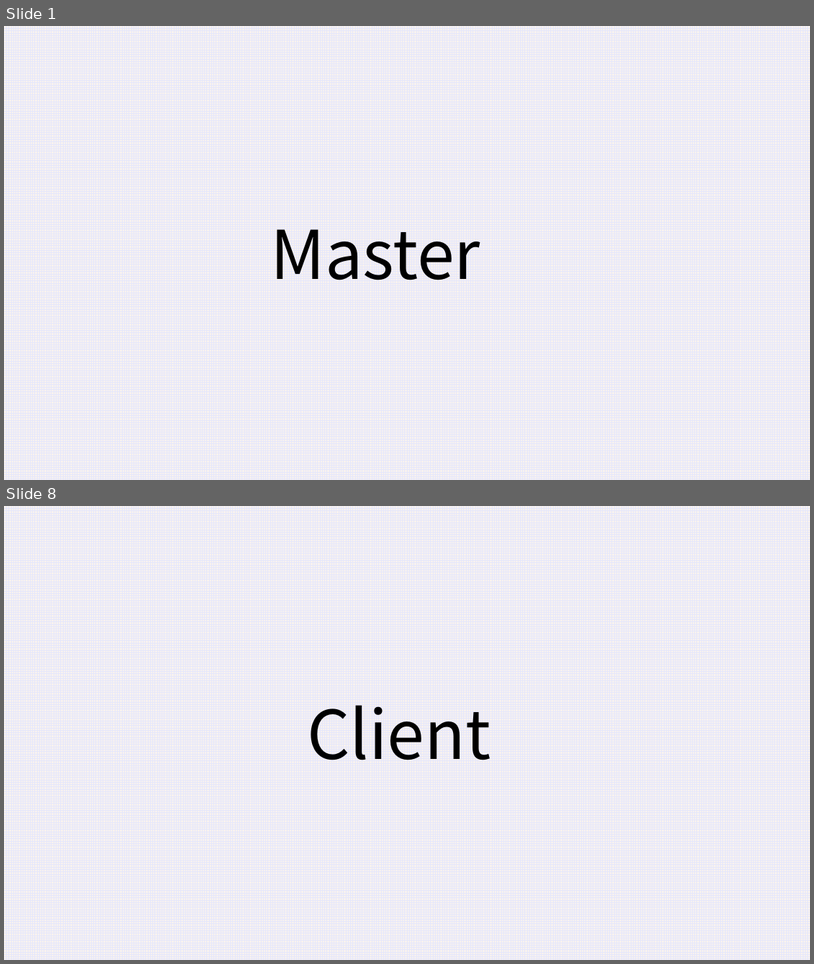
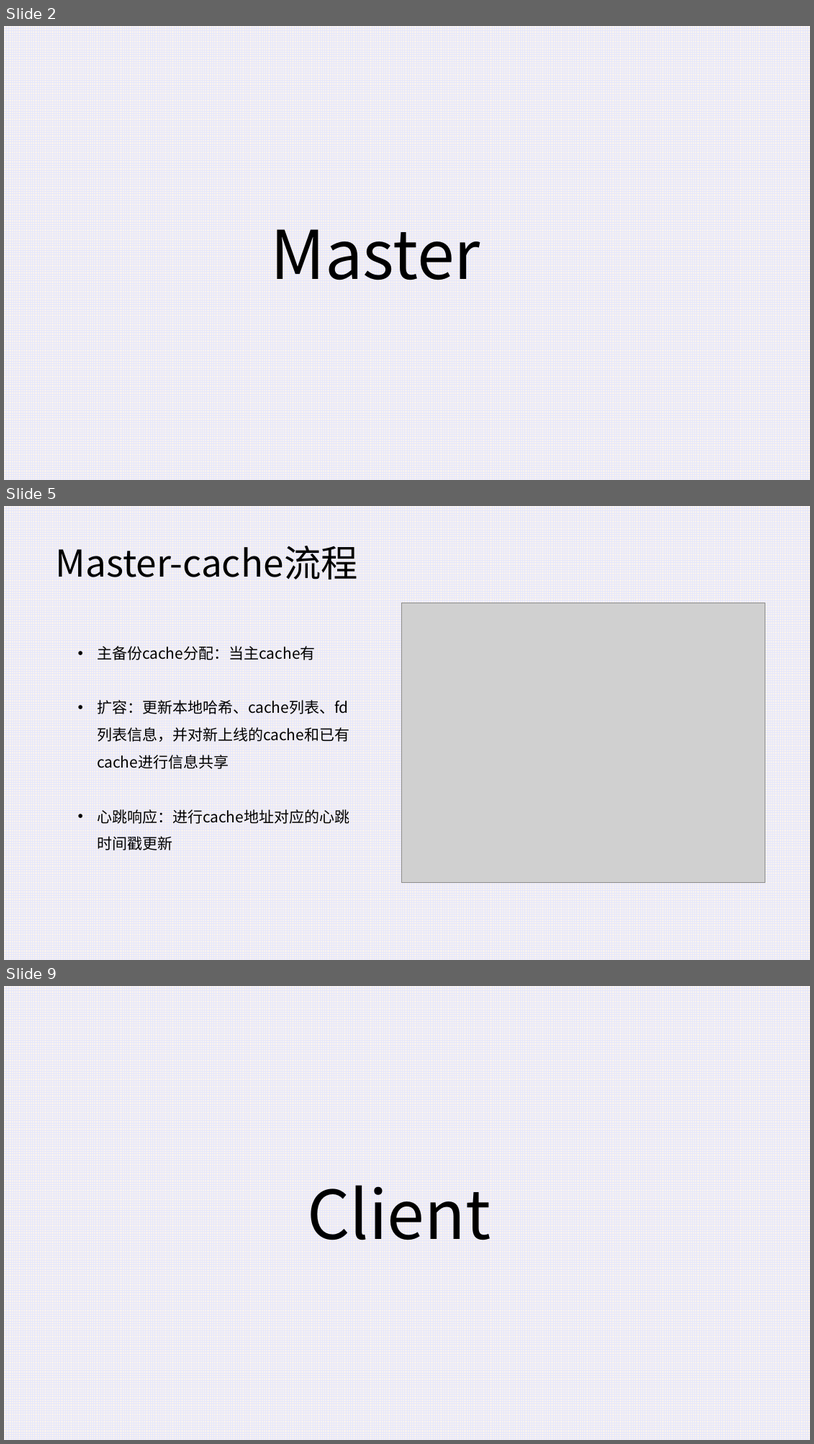
Before and after one commit to Aboriginer/Simple-distributed-cache-system, a slide deck: 报告_v1.0.pptx. Shown one above the other, each under a label of ours: slides 1 and 8 before the commit, slides 2, 5 and 9 after it; the slides between them are not shown. The pictures are 814x964 and 814x1444 pixels, drawn with LibreOffice and Linux fonts; fonts in the diff are those of the drawing; grey boxes stand for pictures. Boxes give left, top, right and bottom in pixels: in the first picture for what was removed or moved away, otherwise in the second. Text is boxed around its words. In the diff, an @@ line names an element or a change of style, - is before the commit and + after.

```diff
--- a/报告_v1.0.pptx
+++ b/报告_v1.0.pptx
@@ slide 5 added at [4,506,810,960], background pattern #E5E7FB on #F8F2EF @@
@@ text added at [56,546,358,579], 44 pt, text #000000 @@
+Master-cache流程
@@ picture added at [402,602,766,883] @@
@@ text added at [97,646,350,824], 18 pt, text #000000 @@
+• 主备份cache分配：当主cache有
+• 扩容：更新本地哈希、cache列表、fd列表信息，并对新上线的cache和已有cache进行信息共享
+• 心跳响应：进行cache地址对应的心跳时间戳更新
@@ what was slide 1 is now slide 2 @@
@@ what was slide 8 is now slide 9 @@
```
Also in this commit, not shown: 6 slides changed, 2 other slides added, 2 slides removed.
